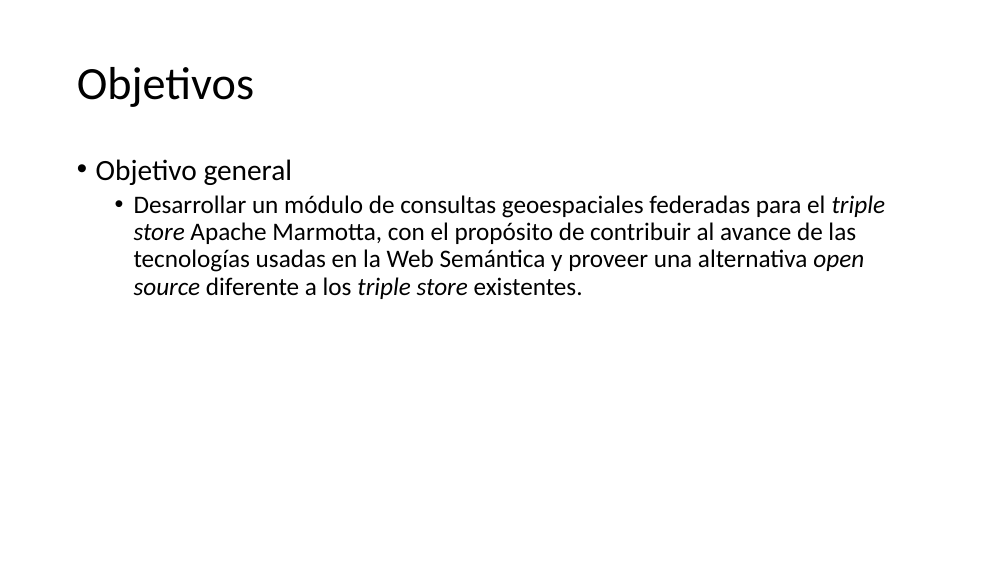
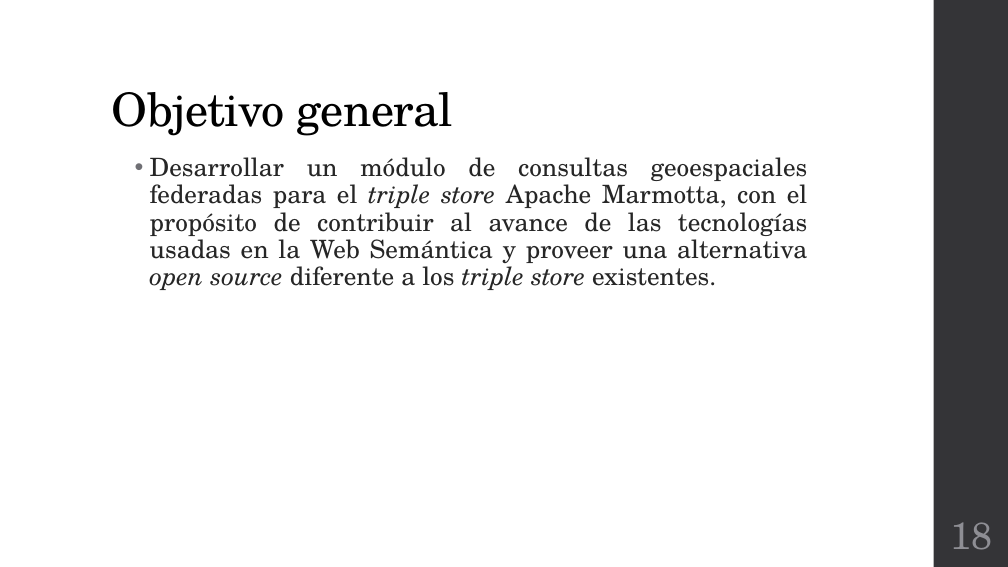
Before and after one commit to Osw1997/Proyecto-Terminal-1, a slide deck: slide 18 of Final/Presentacion.pptx (slide 12 before the commit). Drawn at 1008x567 pixels with LibreOffice and Linux fonts; fonts in the diff are those of the drawing. Boxes give left, top, right and bottom in pixels: in the first picture for what was removed or moved away, otherwise in the second. Text is boxed around its words. In the diff, an @@ line names an element or a change of style, - is before the commit and + after.

```diff
--- a/Final/Presentacion.pptx
+++ b/Final/Presentacion.pptx
@@ rectangle added at [934,0,1008,567], fill #353537 @@
@@ title "Objetivo general" at [112,92,453,136]: vertical alignment middle to bottom @@
@@ title at [112,92,453,136]: text changed; font Calibri to TeX Gyre Schola @@
-Objetivos
+Objetivo general
@@ text at [96,159,293,185]: paragraph removed @@
-• Objetivo general
@@ text "Desarrollar un módulo de consultas ...": place and size @@
-text "Desarrollar un módulo de consultas ..." at [96,159,886,299]
+text "Desarrollar un módulo de consultas ..." at [150,157,808,290]
@@ text "Desarrollar un módulo de consultas ..." at [150,157,808,290]: font Calibri to TeX Gyre Schola, text colour #000000 to #262626; alignment left to justified; indent changed; more space between paragraphs @@
@@ page number added at [950,522,992,550], 36 pt, text #8E8E94 @@
+18
```
Also in this commit, not shown: 13 other slides changed, 13 slides added, 4 slides removed, 2 other files.
